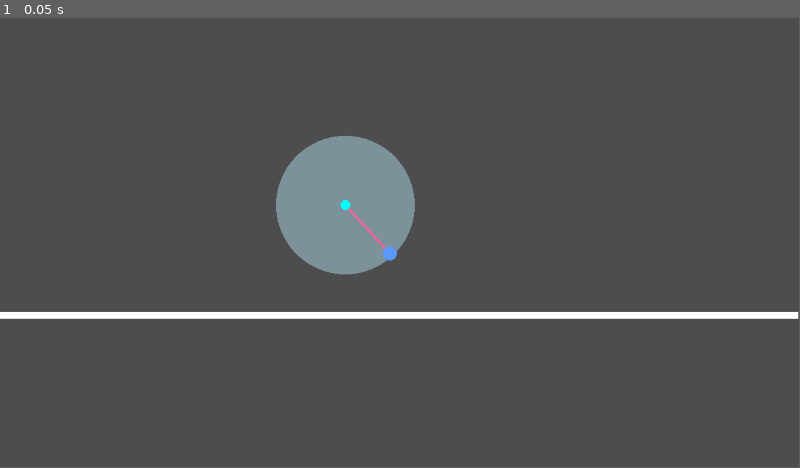
Above: before the commit, frame 1.
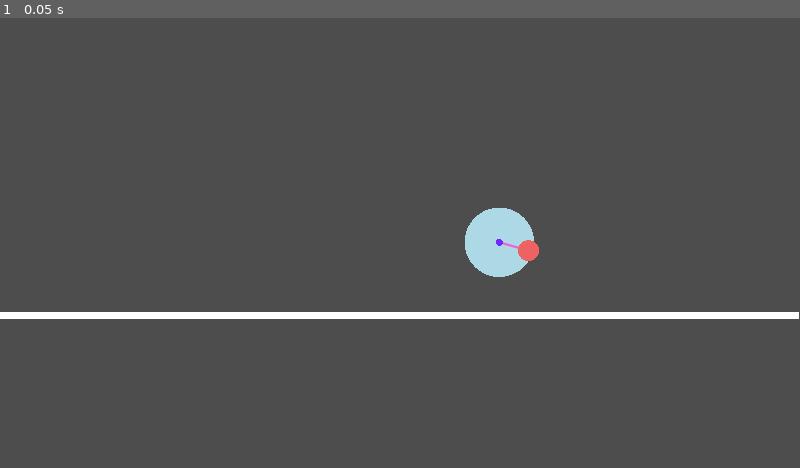
Above: after the commit, the same moment.

Repository: sihlecodes/projectile-motion-simulation
Game: Godot game, scene res://Main.tscn
Two runs of this game, one before a commit and one after it. Both use one fixed random seed, a clock stepped at 60 frames per second and the inputs below.
Inputs:
- Up to frame 1 (0.05 s): no input
In our replay, the window is 799x449 before the commit and 800x450 after it. These sizes can differ from the game's own. Grey fills any space a smaller window leaves; there, only what the larger window draws over its background counts as a difference.

The runs differ from the first frame. In frame 1, 5.5% of the frame differs, in the area x 0-100%, y 26-67%.

Commit message:
Added dragging behavior to launcher and positioner
Created a parent node for launcher and positioner called point.

Diff:
--- a/Launcher.gd
+++ b/Launcher.gd
@@ -1,21 +1,17 @@
 @tool
-extends Node2D
+extends Point
 
 class_name Launcher
-
-@export var node_radius: float = 7
-@export var node_color: Color = Color.AQUA
 
 @export var range_radius: float = 50
 @export var range_color: Color = Color.LIGHT_BLUE
 
 func _ready() -> void:
+	super._ready()
+
 	for child in get_children():
 		if child is Positioner:
 			print("Child angle: %s" % rad_to_deg(child.position.angle_to(position)))
-
-func _process(delta: float) -> void:
-	queue_redraw()
 
 func _draw():
 	draw_circle(Vector2(), range_radius, range_color)
@@ -24,4 +20,4 @@
 		if child is Positioner:
 			draw_line(Vector2(), child.position, child.connector_color, 2, true)
 
-	draw_circle(Vector2(), node_radius, node_color)
+	super._draw()
--- a/Main.tscn
+++ b/Main.tscn
@@ -1,23 +1,25 @@
-[gd_scene load_steps=4 format=3 uid="uid://cgdpdgqbxlnfu"]
+[gd_scene load_steps=5 format=3 uid="uid://cgdpdgqbxlnfu"]
 
 [ext_resource type="Script" path="res://Launcher.gd" id="1_4y0x0"]
 [ext_resource type="Script" path="res://Positioner.gd" id="2_p10c2"]
+[ext_resource type="PackedScene" uid="uid://cvlpph2b12vui" path="res://Point.tscn" id="2_qrun5"]
 [ext_resource type="Script" path="res://Ground.gd" id="3_fe7y5"]
 
 [node name="Main" type="Node"]
 
-[node name="Launcher" type="Node2D" parent="."]
-position = Vector2(498, 270)
+[node name="Launcher" parent="." instance=ExtResource("2_qrun5")]
+position = Vector2(719, 323)
 script = ExtResource("1_4y0x0")
-range_radius = 100.0
-range_color = Color(0.675, 0.84, 0.9, 0.498039)
+range_radius = 50.0
+range_color = Color(0.678431, 0.847059, 0.901961, 1)
+color = Color(0.431373, 0.168627, 0.988235, 1)
 
-[node name="Positioner" type="Node2D" parent="Launcher"]
-position = Vector2(64, 70)
+[node name="Positioner" parent="Launcher" instance=ExtResource("2_qrun5")]
+position = Vector2(42, 12)
 script = ExtResource("2_p10c2")
-color = Color(0.352941, 0.596078, 0.988235, 1)
-radius = 10.0
-connector_color = Color(0.929412, 0.392157, 0.631373, 1)
+connector_color = Color(0.929412, 0.392157, 0.85098, 1)
+color = Color(0.929412, 0.384314, 0.384314, 1)
+radius = 15.15
 
 [node name="Ground" type="Line2D" parent="."]
 position = Vector2(-1, 309)
--- /dev/null
+++ b/Point.gd
@@ -0,0 +1,39 @@
+@tool
+extends Node2D
+
+class_name Point
+
+@export var color: Color = Color.BLACK
+@export var radius: float = 5:
+	set(_radius):
+		radius = _radius
+		set_shape_radius(radius)
+
+@onready var _previous_position: Vector2 = position
+
+func set_shape_radius(radius: float):
+	if $area/shape.shape:
+		$area/shape.shape.radius = radius
+
+func _ready() -> void:
+	$area/shape.shape = CircleShape2D.new()
+	set_shape_radius(radius)
+
+func _process(_delta: float) -> void:
+	queue_redraw()
+
+func _draw() -> void:
+	draw_circle(Vector2(), radius, color)
+
+func _on_area_input_event(_viewport: Node, event: InputEvent, _shape_idx: int) -> void:
+	if event is InputEventScreenTouch:
+		set_shape_radius(2000 if event.is_pressed() else radius)
+
+	if event is InputEventScreenDrag:
+		var current_position = event.position
+		var parent = get_parent()
+
+		if parent is Node2D:
+			current_position = parent.to_local(event.position)
+
+		position = current_position
--- /dev/null
+++ b/Point.tscn
@@ -0,0 +1,16 @@
+[gd_scene load_steps=3 format=3 uid="uid://cvlpph2b12vui"]
+
+[ext_resource type="Script" path="res://Point.gd" id="1_jkkut"]
+
+[sub_resource type="CircleShape2D" id="CircleShape2D_cbm3u"]
+radius = 5.0
+
+[node name="Point" type="Node2D"]
+script = ExtResource("1_jkkut")
+
+[node name="area" type="Area2D" parent="."]
+
+[node name="shape" type="CollisionShape2D" parent="area"]
+shape = SubResource("CircleShape2D_cbm3u")
+
+[connection signal="input_event" from="area" to="." method="_on_area_input_event"]
--- a/Positioner.gd
+++ b/Positioner.gd
@@ -1,15 +1,5 @@
-@tool
-extends Node2D
+extends Point
 
 class_name Positioner
 
-@export var color: Color = Color.BLACK
-@export var radius: float = 5
 @export var connector_color: Color = Color.CORNFLOWER_BLUE
-
-func _process(delta: float) -> void:
-	queue_redraw()
-	print(rad_to_deg(get_parent().position.angle_to(global_position)))
-
-func _draw() -> void:
-	draw_circle(Vector2(), radius, color)
--- a/project.godot
+++ b/project.godot
@@ -14,12 +14,17 @@
 "language": &"GDScript",
 "path": "res://Ground.gd"
 }, {
-"base": "Node2D",
+"base": "Point",
 "class": &"Launcher",
 "language": &"GDScript",
 "path": "res://Launcher.gd"
 }, {
 "base": "Node2D",
+"class": &"Point",
+"language": &"GDScript",
+"path": "res://Point.gd"
+}, {
+"base": "Point",
 "class": &"Positioner",
 "language": &"GDScript",
 "path": "res://Positioner.gd"
@@ -27,6 +32,7 @@
 _global_script_class_icons={
 "Ground": "",
 "Launcher": "",
+"Point": "",
 "Positioner": ""
 }
 
@@ -37,6 +43,15 @@
 config/features=PackedStringArray("4.0", "GL Compatibility")
 config/icon="res://icon.svg"
 
+[display]
+
+window/stretch/mode="canvas_items"
+
+[input_devices]
+
+pointing/emulate_touch_from_mouse=true
+
 [rendering]
 
 renderer/rendering_method="gl_compatibility"
+anti_aliasing/quality/msaa_2d=1
